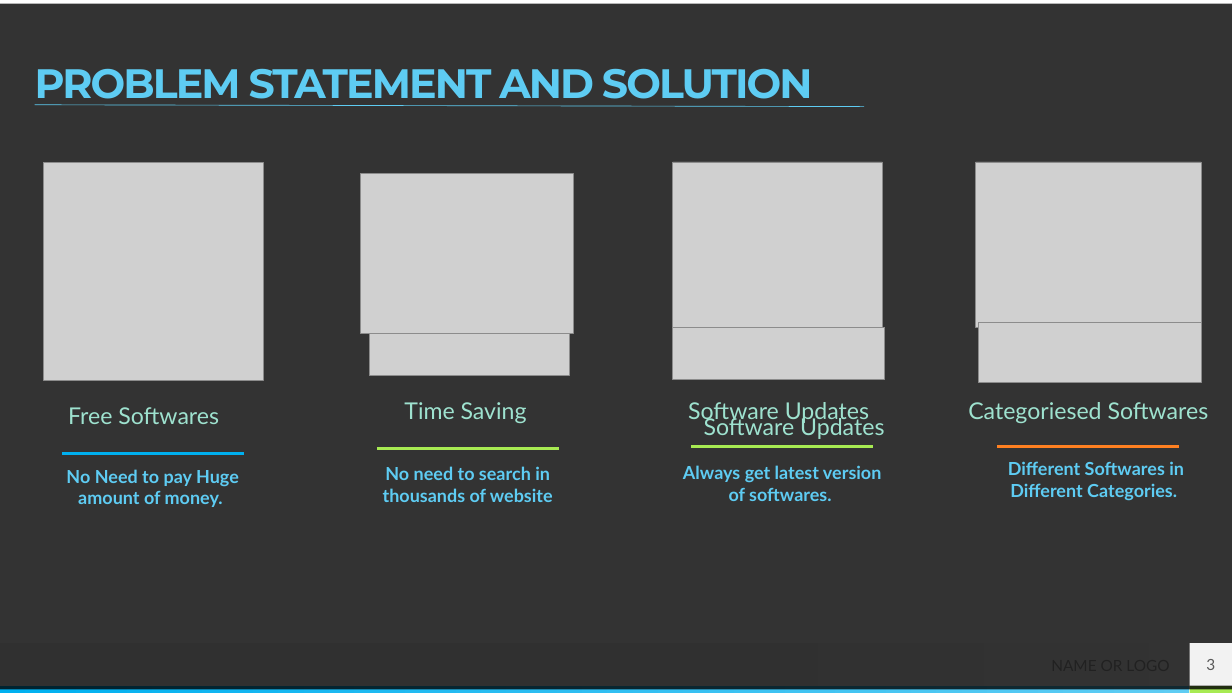
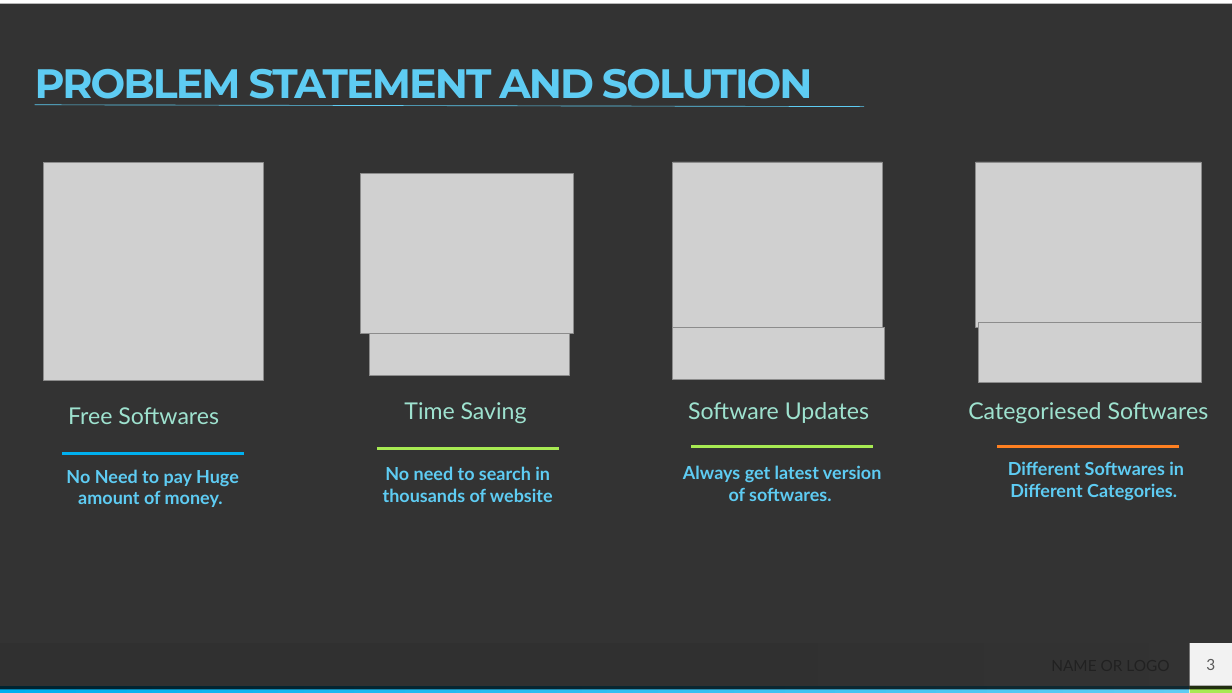
Before and after one commit to amankushwaha577/Softpedia, a slide deck: slide 3 of 7.Presentation PPT/SOFTPEDIA PPT.pptx. Drawn at 1232x693 pixels with LibreOffice and Linux fonts; fonts in the diff are those of the drawing; grey boxes stand for pictures. Boxes give left, top, right and bottom in pixels: in the first picture for what was removed or moved away, otherwise in the second. Text is boxed around its words. In the diff, an @@ line names an element or a change of style, - is before the commit and + after.

```diff
--- a/7.Presentation PPT/SOFTPEDIA PPT.pptx
+++ b/7.Presentation PPT/SOFTPEDIA PPT.pptx
@@ text removed at <box>704,415,884,439</box> @@
-Software Updates
```
